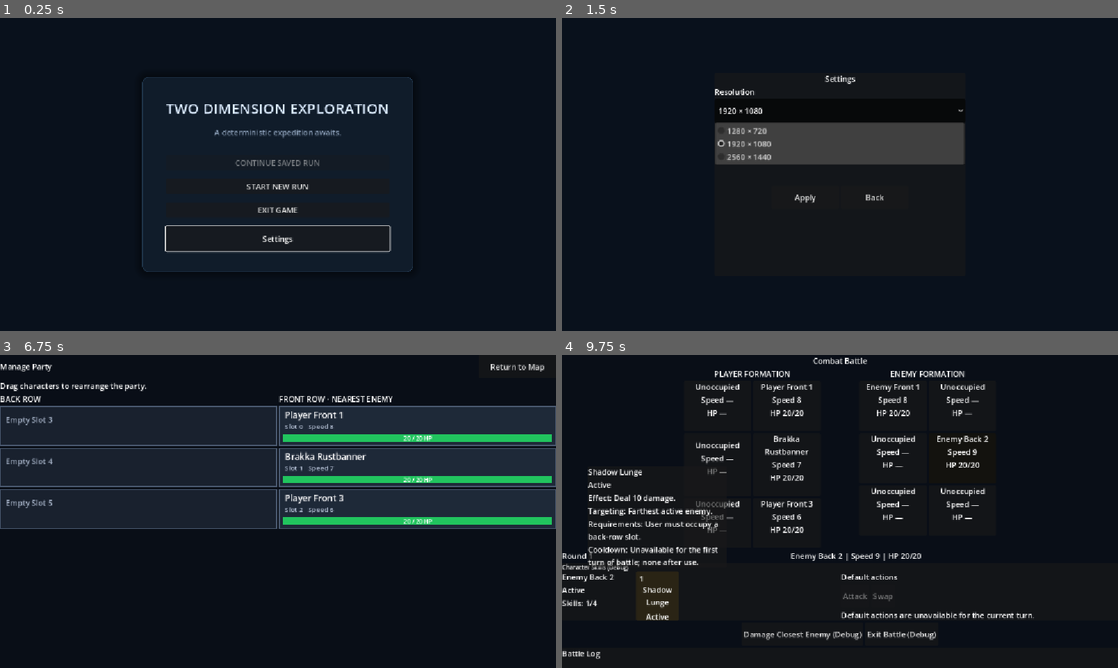
Above: before the commit, frames 1-4 (two rows, left to right).
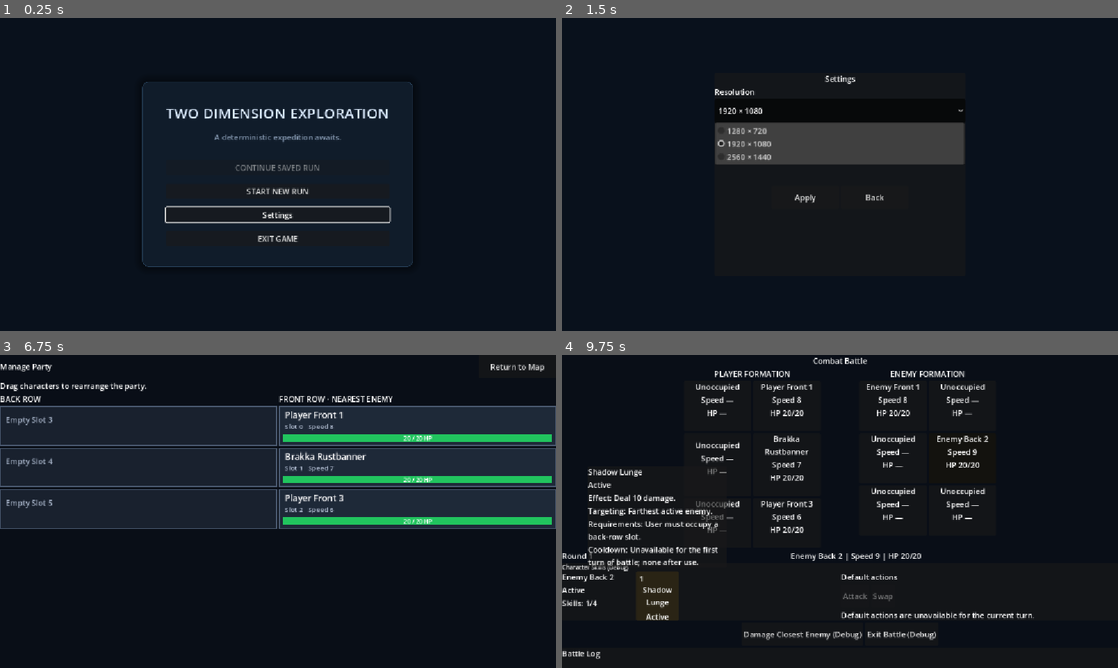
Above: after the commit, the same moments.

Repository: Poostaq/two-dimensional-experiment
Game: Godot game, scene res://Scenes/world_run_start.tscn
The game is run twice, just before and just after one commit, with the same random seed, the same clock (stepped at 60 frames per second) and the same inputs. The engine's default icon, where the game draws it, is replaced by a stand-in: a white triangle on a blue panel in a dark square.
Inputs (mouse positions are in pixels of both pictures, inside the frame that each line leads up to):
- Up to frame 1 (0.25 s): no input
- Up to frame 2 (1.5 s): click "Settings" at 0.5 s; click "1920 × 1080" at 1.25 s
- Up to frame 3 (6.75 s): click "Windowed" at 2 s; click "Apply" at 2.75 s; click "Back" at 3.5 s; click "START NEW RUN" at 4.25 s; click (278, 583) at 5.02 s; type "12" at 5.1 s; click "Begin" at 5.75 s; click "Manage Party" at 6.5 s
- Up to frame 4 (9.75 s): click "Return to Map" at 7.25 s; tap Enter at 8, 8.1 s; move the mouse to (962, 495) at 8.02 s; hold Right 8.03-8.75 s; click (962, 495) at 8.17 s; tap Space at 8.27 s; click "Enter Battle" at 8.75 s; click "1" at 9.5 s

The runs differ from the first frame. In frame 1, 3.5% of the frame differs, in the area x 25-75%, y 18-82%; in frame 2, nothing differs; in frame 3, less than 0.1%; in frame 4, less than 0.1%.

Commit message:
Additional change of main menu visuals

Diff:
--- a/Scenes/world_run_start.tscn
+++ b/Scenes/world_run_start.tscn
@@ -552,16 +552,15 @@
 layout_mode = 2
 text = "START NEW RUN"
 
+[node name="SettingsButton" type="Button" parent="MainCenter/MainScreen/MainMargin/MainContent" unique_id=1851526908]
+unique_name_in_owner = true
+layout_mode = 2
+text = "Settings"
+
 [node name="ExitButton" type="Button" parent="MainCenter/MainScreen/MainMargin/MainContent" unique_id=1769241077]
 unique_name_in_owner = true
 layout_mode = 2
 text = "EXIT GAME"
-
-[node name="SettingsButton" type="Button" parent="MainCenter/MainScreen/MainMargin/MainContent" unique_id=1851526908]
-unique_name_in_owner = true
-custom_minimum_size = Vector2(360, 52)
-layout_mode = 2
-text = "Settings"
 
 [node name="NewRunCenter" type="CenterContainer" parent="." unique_id=324202246]
 layout_mode = 0
